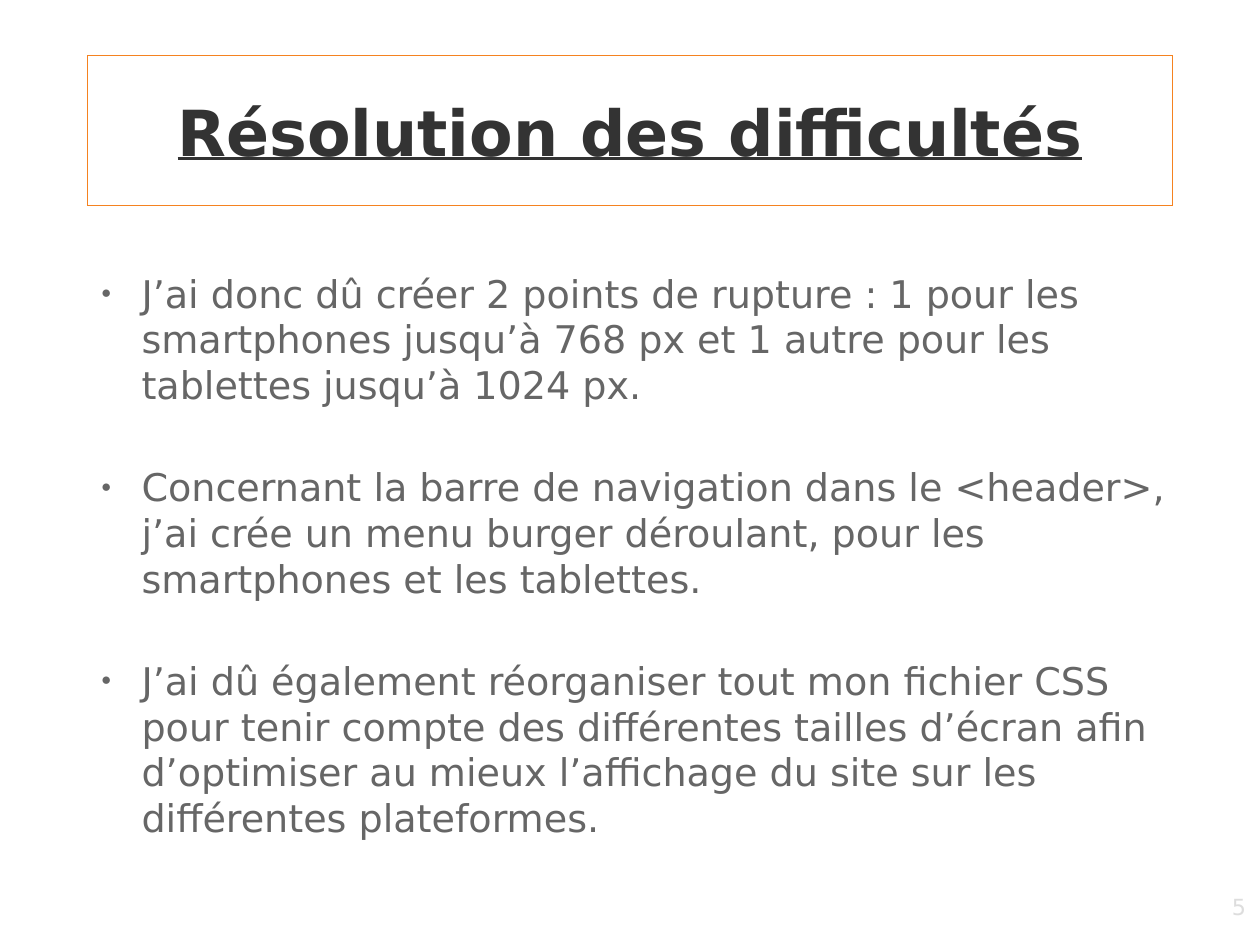
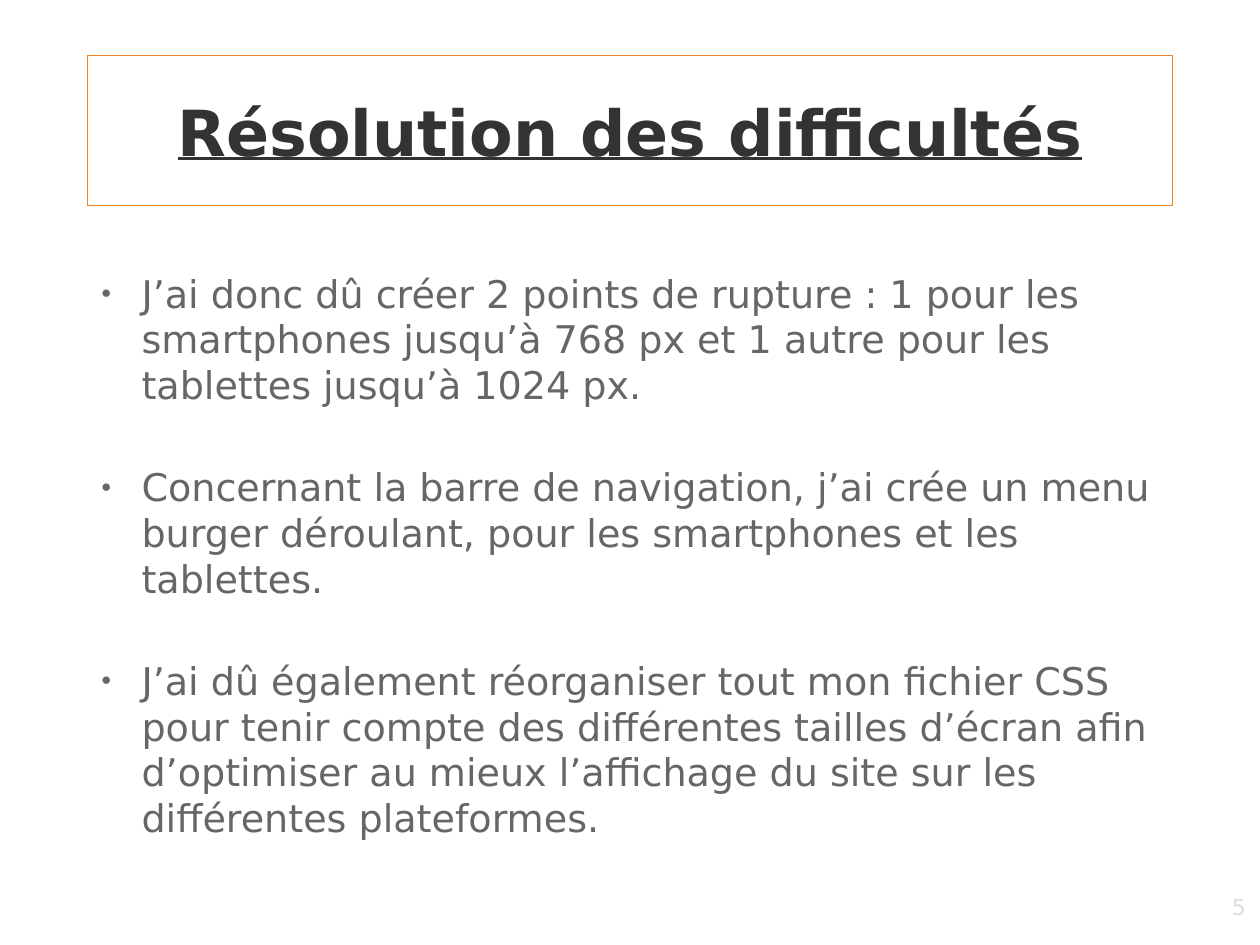
Before and after one commit to gambit13009/webagency, a slide deck: slide 5 of Support-presentation.odp. Drawn at 1260x945 pixels with LibreOffice and Linux fonts; fonts in the diff are those of the drawing; background and template pictures are left out. Boxes give left, top, right and bottom in pixels: in the first picture for what was removed or moved away, otherwise in the second. Text is boxed around its words. In the diff, an @@ line names an element or a change of style, - is before the commit and + after.

```diff
--- a/Support-presentation.odp
+++ b/Support-presentation.odp
@@ text at box(142, 470, 1150, 594): text changed @@
-● Concernant la barre de navigation dans le <header>, j’ai crée un menu burger déroulant, pour les smartphones et les tablettes.
+● Concernant la barre de navigation, j’ai crée un menu burger déroulant, pour les smartphones et les tablettes.
```
Also in this commit, not shown: 1 other slide changed, 3 other files.
